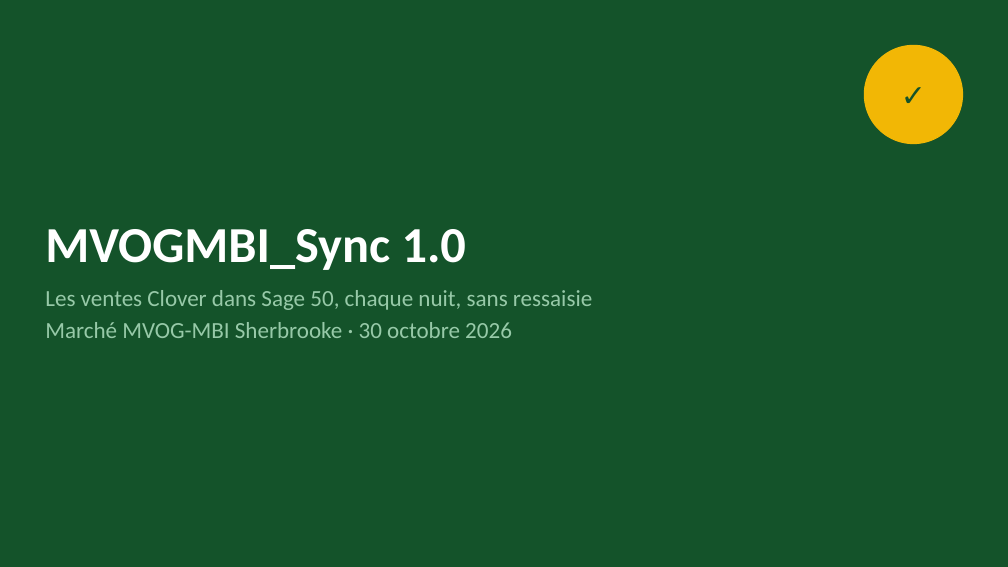
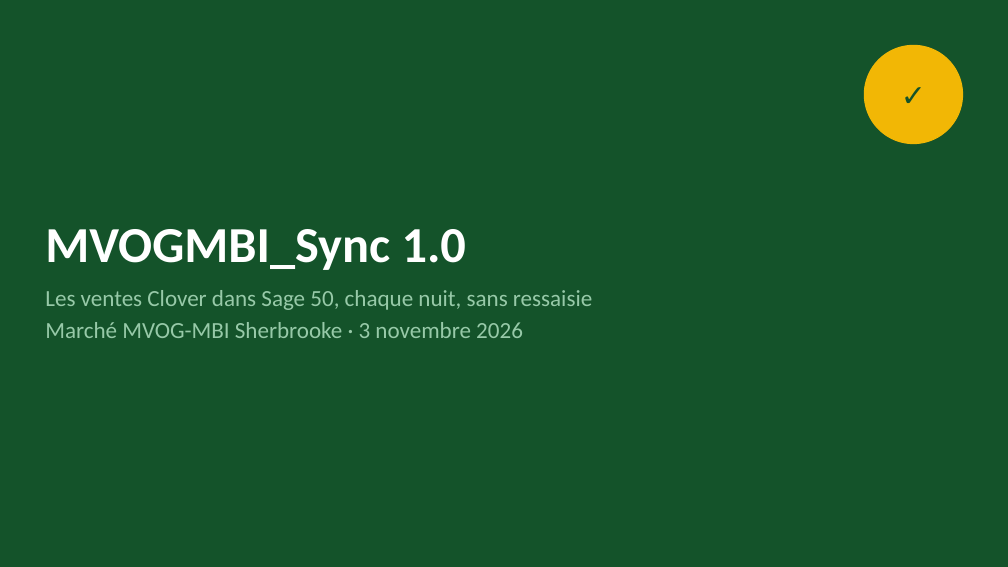
Before and after one commit to mteingueng-dot/MVOGMBI_Sync_2026.1, a slide deck: slide 1 of documentation/Presentation_MVOGMBI_Sync.pptx. Drawn at 1008x567 pixels with LibreOffice and Linux fonts; fonts in the diff are those of the drawing. Boxes give left, top, right and bottom in pixels: in the first picture for what was removed or moved away, otherwise in the second. Text is boxed around its words. In the diff, an @@ line names an element or a change of style, - is before the commit and + after.

```diff
--- a/documentation/Presentation_MVOGMBI_Sync.pptx
+++ b/documentation/Presentation_MVOGMBI_Sync.pptx
@@ text at [45, 322, 523, 338]: text changed @@
-Marché MVOG-MBI Sherbrooke · 30 octobre 2026
+Marché MVOG-MBI Sherbrooke · 3 novembre 2026
```
Also in this commit, not shown: 4 other slides changed, 27 other files.
